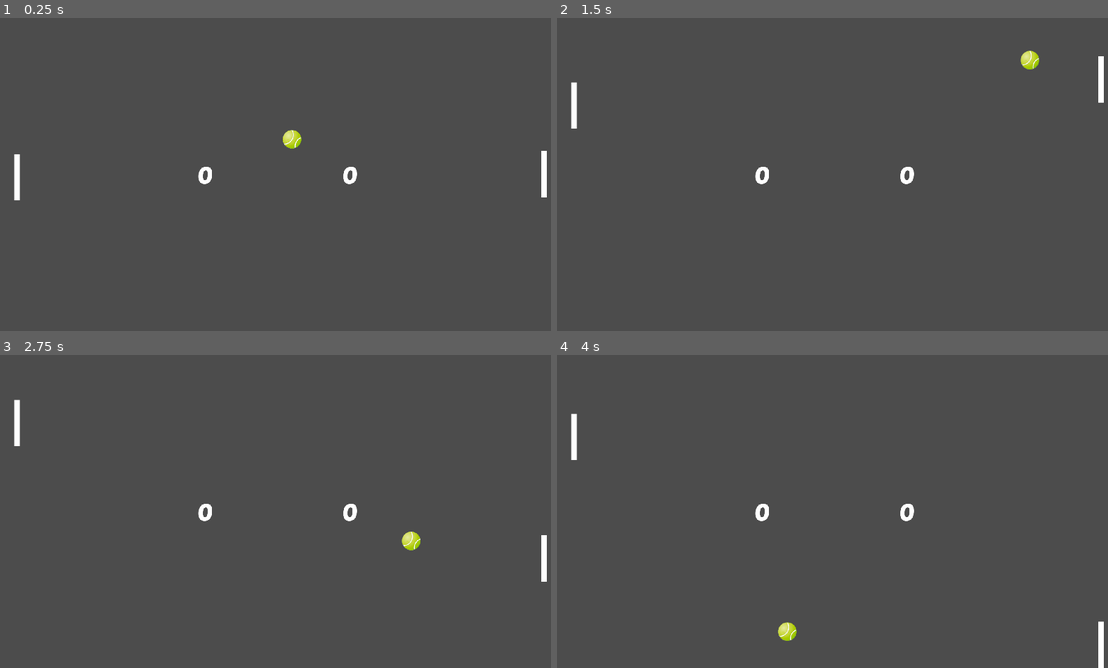
Above: before the commit, frames 1-4 (two rows, left to right).
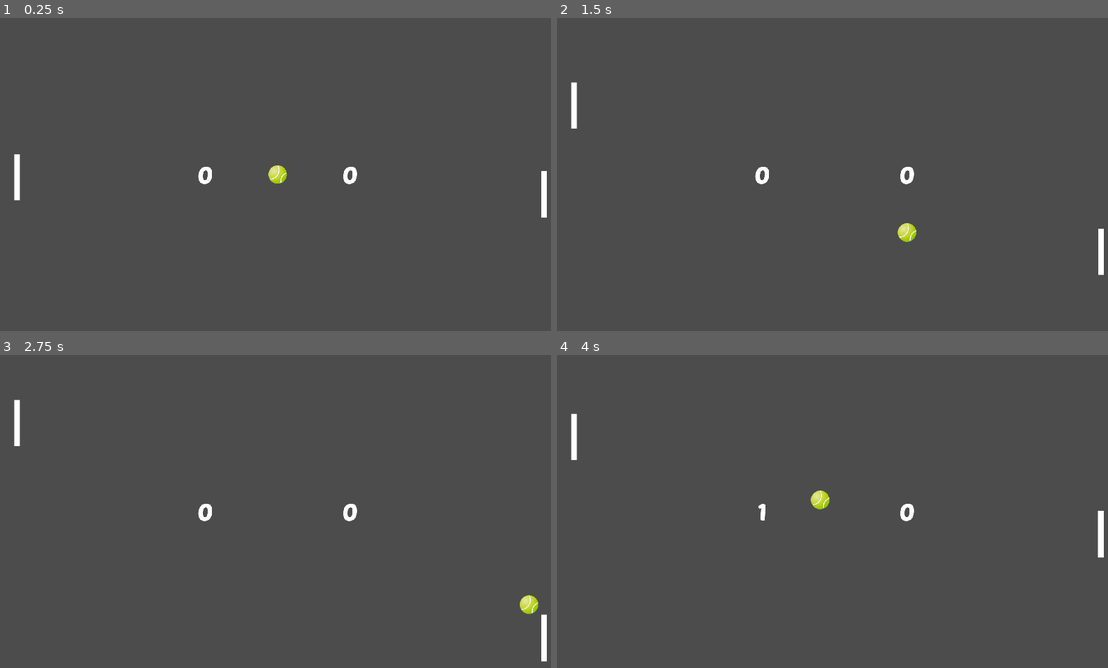
Above: after the commit, the same moments.

Repository: danielmiranda0099/godot_plz_pong
Game: Godot game, scene res://Level.tscn
Same seed, same stepped clock (60 frames per second), same inputs: the game is played once before the commit and once after it.
Inputs:
- Up to frame 1 (0.25 s): no input
- Up to frame 2 (1.5 s): hold Up (ui_up) 0.53-1.28 s; hold Down (ui_down) from 1.28 s (still down)
- Up to frame 3 (2.75 s): release Down (ui_down) at 2.03 s; hold Up (ui_up) from 2.03 s (still down)
- Up to frame 4 (4 s): release Up (ui_up) at 3.53 s; hold Down (ui_down) from 3.53 s (still down)

The runs differ from the first frame. In frame 1, 0.4% of the frame differs, in the area x 48-100%, y 35-64%; in frame 2, 0.6%; in frame 3, 0.6%; in frame 4, 0.7%, in the area x 35-100%, y 43-100%.

Commit message:
[ADD] Timer Ball Reset

Diff:
--- a/Ball.gd
+++ b/Ball.gd
@@ -1,5 +1,7 @@
 extends KinematicBody2D
 class_name Ball
+
+onready var timer = get_parent().find_node("RestartTimer")
 
 var speed = 0
 var direction = Vector2.ZERO
@@ -9,8 +11,9 @@
 	reset_ball()
 
 func reset_ball():
+	timer.stop()
+
 	randomize()
-
 	speed = 500
 	direction.x = (2) * (randi() % 2) - (1) #[-1,1][randi() % 2]
 	direction.y = (0.8 * 2) * (randi() % 2) - (0.8) #[-0.8, 0.8][randi() % 2]
@@ -24,3 +27,7 @@
 	if collide:
 		direction = direction.bounce(collide.normal)
 		$AudioCollision.play()
+
+
+func _on_RestartTimer_timeout():
+	reset_ball()
--- a/Level.gd
+++ b/Level.gd
@@ -3,12 +3,12 @@
 var playerScore = 0
 var enemyScore = 0
 
+func _ready():
+	_restart_game()
+
 func _process(_delta):
 	$"Marcador Player".text = str(playerScore)
 	$"Marcador Enemy".text = str(enemyScore)
-
-func _ready():
-	pass
 
 func _restart_game():
 	$Ball.is_moving = false
@@ -16,7 +16,7 @@
 	$Ball.direction = Vector2.ZERO
 	$Ball.position = Vector2(960, 540)
 
-	$Ball.reset_ball()
+	$RestartTimer.start()
 
 func _on_Arco_Player_body_entered(body):
 	if body is Ball:
--- a/Level.tscn
+++ b/Level.tscn
@@ -79,5 +79,8 @@
 __meta__ = {
 "_edit_use_anchors_": false
 }
+
+[node name="RestartTimer" type="Timer" parent="."]
 [connection signal="body_entered" from="Arco Player" to="." method="_on_Arco_Player_body_entered"]
 [connection signal="body_entered" from="Arco Enemy" to="." method="_on_Arco_Enemy_body_entered"]
+[connection signal="timeout" from="RestartTimer" to="Ball" method="_on_RestartTimer_timeout"]
